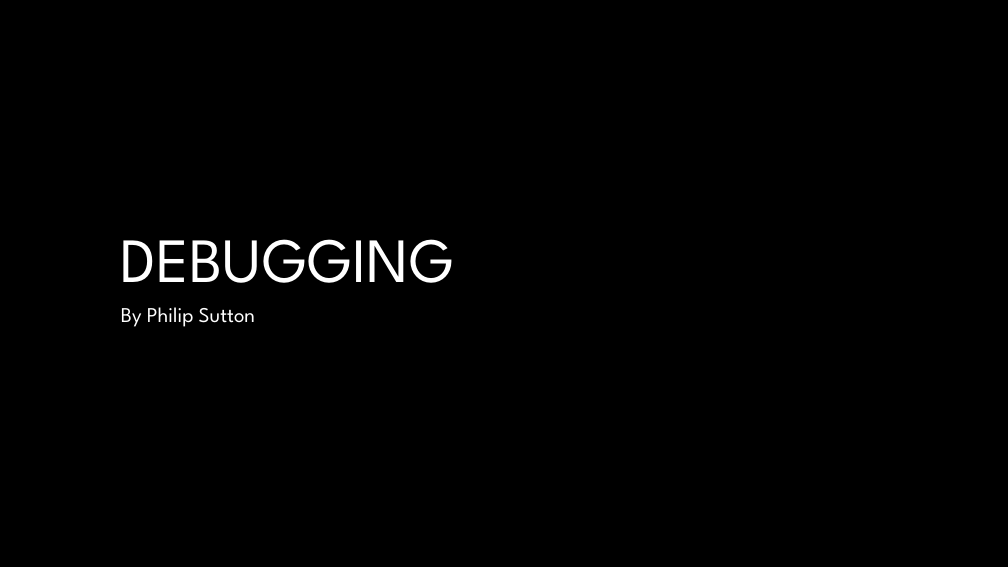
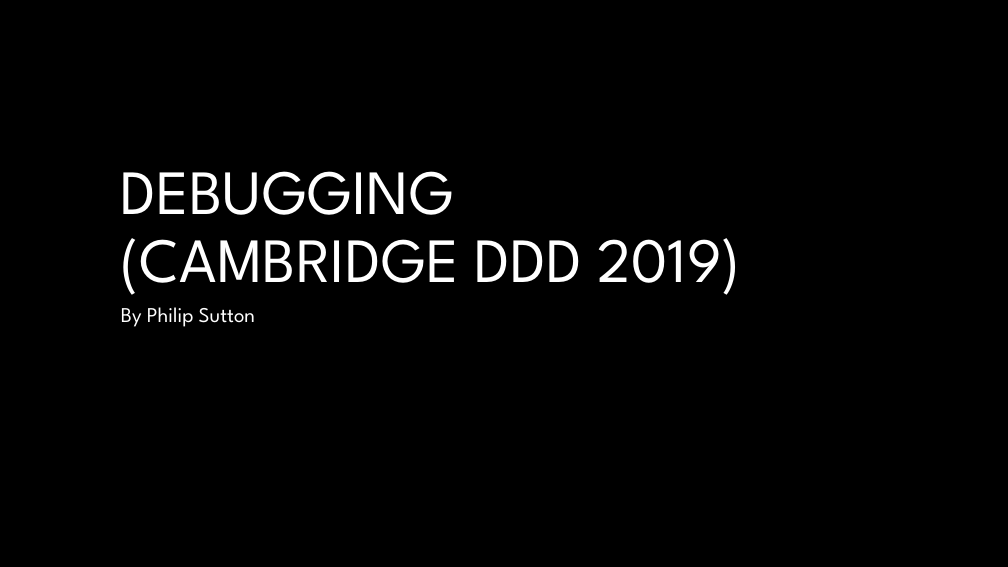
Before and after one commit to GBPhilip/Debugging, a slide deck: slide 1 of Debugging1.pptx. Drawn at 1008x567 pixels with LibreOffice and Linux fonts; fonts in the diff are those of the drawing; background and template pictures are left out. Boxes give left, top, right and bottom in pixels: in the first picture for what was removed or moved away, otherwise in the second. Text is boxed around its words. In the diff, an @@ line names an element or a change of style, - is before the commit and + after.

Commit message:
Code for Cambridge

```diff
--- a/Debugging1.pptx
+++ b/Debugging1.pptx
@@ title at (121,171,740,295): text changed @@
-DEBUGGING
+DEBUGGING
+(CAMBRIDGE DDD 2019)
```
Also in this commit, not shown: 9 other slides changed, 48 slides removed, 5 other files.
